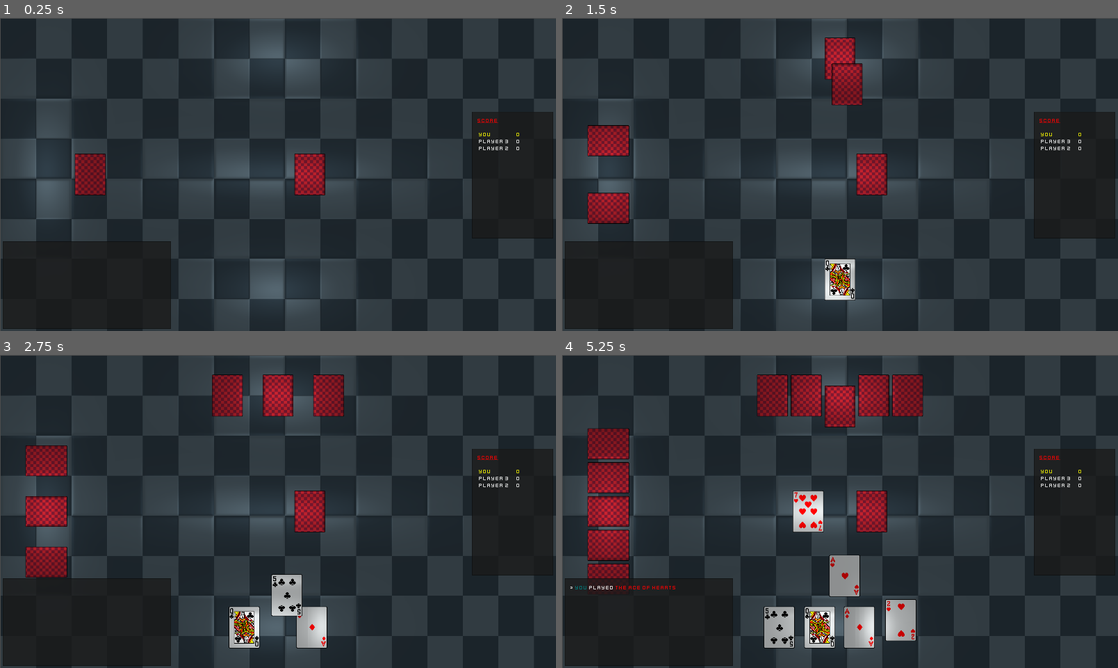
Above: before the commit, frames 1-4 (two rows, left to right).
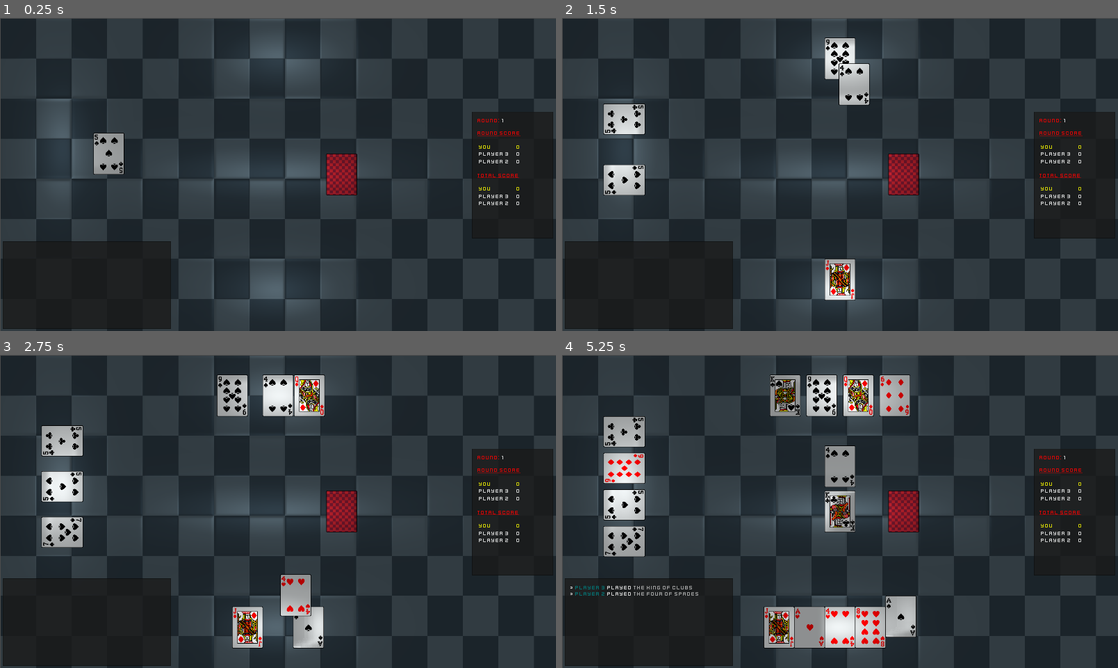
Above: after the commit, the same moments.

Repository: mhogar/CardGameEngine
Game: Godot game, scene res://core/game/wizard/Wizard.tscn
Two runs of this game, one before a commit and one after it. Both use one fixed random seed, a clock stepped at 60 frames per second and the inputs below. Before the commit the project starts from res://core/game/una/Una.tscn.
Inputs (mouse positions are in pixels of both pictures, inside the frame that each line leads up to):
- Up to frame 1 (0.25 s): no input
- Up to frame 2 (1.5 s): move the mouse to (606, 174) at 0.52 s; click (606, 174) at 0.6 s; move the mouse to (840, 290) at 1.27 s; click (840, 290) at 1.35 s
- Up to frame 3 (2.75 s): move the mouse to (294, 627) at 2.02 s; click (294, 627) at 2.1 s
- Up to frame 4 (5.25 s): move the mouse to (890, 395) at 2.77 s; click (890, 395) at 2.85 s; move the mouse to (789, 627) at 3.52 s; click (789, 627) at 3.6 s; move the mouse to (901, 627) at 4.27 s; click (901, 627) at 4.35 s; move the mouse to (873, 627) at 5.02 s; click (873, 627) at 5.1 s

The runs differ from the first frame. In frame 1, 3.3% of the frame differs, in the area x 6-94%, y 32-60%; in frame 2, 6.5%; in frame 3, 10%; in frame 4, 16%, in the area x 1-94%, y 6-94%.

Commit message:
Update Wizard to use new builder

Diff:
--- a/core/game/Game.gd
+++ b/core/game/Game.gd
@@ -23,8 +23,16 @@
 	game_ctx = GameContext.new(table)
 
 	reset()
+
+	game_queue = build_game_queue()
+	add_child(game_queue)
+
 	init_scoreboard()
 	get_tree().call_group("Scoreboard", "update_scoreboard", game_ctx.scoreboard.to_string())
+
+
+func build_game_queue() -> EventQueue:
+	return null
 
 
 func init_scoreboard():
--- a/core/game/una/Una.gd
+++ b/core/game/una/Una.gd
@@ -7,7 +7,6 @@
 	scripts = UnaScripts.new()
 
 	init_game()
-	build_event_queue()
 	start()
 
 
@@ -19,16 +18,14 @@
 	return preload("res://core/game/una/UnaAIController.tscn").instance()
 
 
-func build_event_queue():
+func build_game_queue() -> EventQueue:
 	var play_pile : Pile = game_ctx.piles["Play Pile"]
 	var draw_pile : Pile = game_ctx.piles["Draw Pile"]
 
-	game_queue = EventQueueBuilder.new("Una", [], {}) \
+	return EventQueueBuilder.new("Una", [], {}) \
 		.sub_queue(_setup_piles(draw_pile, play_pile)) \
 		.sub_queue(_play_loop(draw_pile, play_pile)) \
 		.get_queue()
-
-	add_child(game_queue)
 
 
 func _setup_piles(draw_pile : Pile, play_pile : Pile) -> EventQueueBuilder:
--- a/core/game/wizard/Wizard.gd
+++ b/core/game/wizard/Wizard.gd
@@ -10,7 +10,6 @@
 	scripts = WizardScripts.new()
 
 	init_game()
-	build_event_queue()
 	start()
 
 
@@ -24,57 +23,42 @@
 	return preload("res://core/game/wizard/WizardAIController.tscn").instance()
 
 
-func build_event_queue():
+func build_game_queue() -> EventQueue:
 	var play_pile : Pile = game_ctx.piles["Play Pile"]
 	var deal_pile : Pile = game_ctx.piles["Deal Pile"]
 
-	#game_queue.map(factory.build_pile(deal_pile, StandardDeckBuilder.new()))
-	#game_queue.map(build_game_loop(play_pile, deal_pile))
-
-	#return EventQueueBuilder.new() \
-	#	.play_cards() \
-	#	.draw_cards() \
-	#	.get_queue() \
+	return EventQueueBuilder.new("Wizard", [], {}) \
+		.build_deck(StandardDeckBuilder.new(), { "source_deck": deal_pile }) \
+		.sub_queue(_game_loop(play_pile, deal_pile)) \
+		.get_queue()
 
 
-#func build_game_loop(play_pile : Pile, deal_pile : Pile) -> EventQueue:
-#	var queue := factory.event_queue("GameLoop")
-#
-#	queue.map(factory.shuffle_pile(deal_pile))
-#	queue.map(factory.deal_cards(game_ctx.players, "Hand", deal_pile, ROUND))
-#	queue.map(build_round_loop(play_pile))
-#	queue.map(factory.scoreboard_script_event(scripts, "score_round_end"))
-#
-#	return queue
+func _game_loop(play_pile : Pile, deal_pile : Pile) -> EventQueueBuilder:
+	return EventQueueBuilder.new("Wizard", [], { "num_iter": 1 }) \
+		.shuffle_deck(Event.DECK_TYPE.SOURCE, { "source_deck": deal_pile }) \
+		.deal_cards({ "num_iter": ROUND, "deck_name": "Hand", "source_deck": deal_pile }) \
+		.next_turn() \
+		.sub_queue(_round_loop(play_pile)) \
+		.run_scoreboard_script(scripts, "score_round_end", {})
 
 
-#func build_round_loop(play_pile : Pile) -> EventQueue:
-#	var queue := factory.event_queue("RoundLoop", ROUND)
-#
-#	queue.map(build_play_loop(play_pile))
-#	queue.map(choose_winner(play_pile))
-#
-#	return queue
+func _round_loop(play_pile : Pile) -> EventQueueBuilder:
+	var play_loop := EventQueueBuilder.new("PlayLoop", [], {}) \
+		.play_card(WizardRuleset.new(), null, null, { "player_index": 0, "deck_name": "Hand", "dest_deck": play_pile }) \
+		.next_turn()
+
+	return EventQueueBuilder.new("RoundLoop", [], { "num_iter": ROUND }) \
+		.loop_num_players() \
+		.sub_queue(play_loop) \
+		.sub_queue(_choose_winner(play_pile))
 
 
-#func build_play_loop(play_pile : Pile) -> EventQueue:
-#	var queue := factory.event_queue("PlayLoop", num_players)
-#
-#	queue.map(factory.play_cards(0, "Hand", play_pile, WizardRuleset.new()))
-#	queue.map(factory.next_turn())
-#
-#	return queue
-
-
-#func choose_winner(play_pile : Pile) -> EventQueue:
-#	var queue := factory.event_queue("ChooseWinner")
-#
-#	queue.merge(factory.script_event(scripts, "select_winner"))
-#	queue.merge(factory.select_player_event())
-#	queue.merge(factory.log_script_event(scripts, "log_set_winner"))
-#	queue.merge(factory.scoreboard_script_event(scripts, "score_set_winner"))
-#	queue.merge(factory.select_player_deck_event(SelectDeckEvent.DECK_TYPE.DEST, "Sets"))
-#	queue.merge(factory.move_cards_event(false, { "source_deck": play_pile }))
-#	queue.map(factory.set_turn_event())
-#
-#	return queue
+func _choose_winner(play_pile : Pile) -> EventQueueBuilder:
+	return EventQueueBuilder.new("ChooseWinner", [], { "num_iter": 1 }) \
+		.run_script(scripts, "select_winner", {}) \
+		.select_player({}) \
+		.run_log_script(scripts, "log_set_winner", {}) \
+		.run_scoreboard_script(scripts, "score_set_winner", {}) \
+		.select_player_deck(Event.DECK_TYPE.DEST, { "deck_name": "Sets" }) \
+		.move_cards(false, { "source_deck": play_pile }) \
+		.set_turn({})
--- a/core/game/wizard/Wizard.tscn
+++ b/core/game/wizard/Wizard.tscn
@@ -8,6 +8,7 @@
 
 [node name="Wizard" instance=ExtResource( 1 )]
 script = ExtResource( 5 )
+num_players = 3
 
 [node name="You" parent="Table/Players" index="0" instance=ExtResource( 2 )]
 position = Vector2( 0, 400 )
@@ -17,6 +18,12 @@
 [node name="Player 2" parent="Table/Players" index="1" instance=ExtResource( 2 )]
 position = Vector2( 0, -400 )
 rotation = 3.14159
+table_index = 2
+
+[node name="Player 3" parent="Table/Players" index="2" instance=ExtResource( 2 )]
+position = Vector2( -744.919, -86.0491 )
+rotation = 1.5708
+table_index = 1
 
 [node name="Play Pile" parent="Table/Piles" index="0" instance=ExtResource( 4 )]
 is_face_up = true
--- a/project.godot
+++ b/project.godot
@@ -357,7 +357,7 @@
 [application]
 
 config/name="CardGameEngine"
-run/main_scene="res://core/game/una/Una.tscn"
+run/main_scene="res://core/game/wizard/Wizard.tscn"
 config/icon="res://icon.png"
 
 [display]
